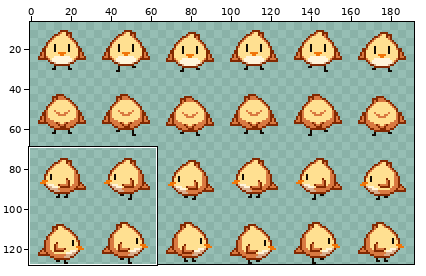
File history of a sprite sheet, assets/player/normalgoon_walk.png. Above, an overview of the earlier version with the close-up marked.
Close-up. The starting point:
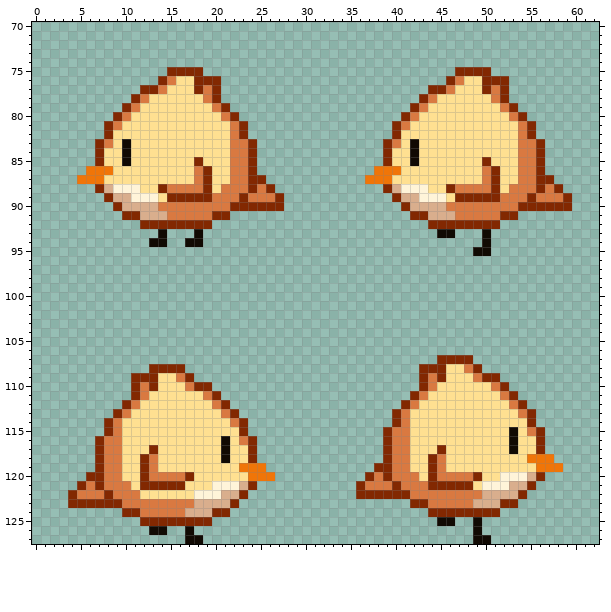
The file is 192x128 pixels. Shown: x 0..62, y 70..127. The wide view leaves out empty margins. The commit also changed other parts of the picture, which this record leaves out.
Once edited:
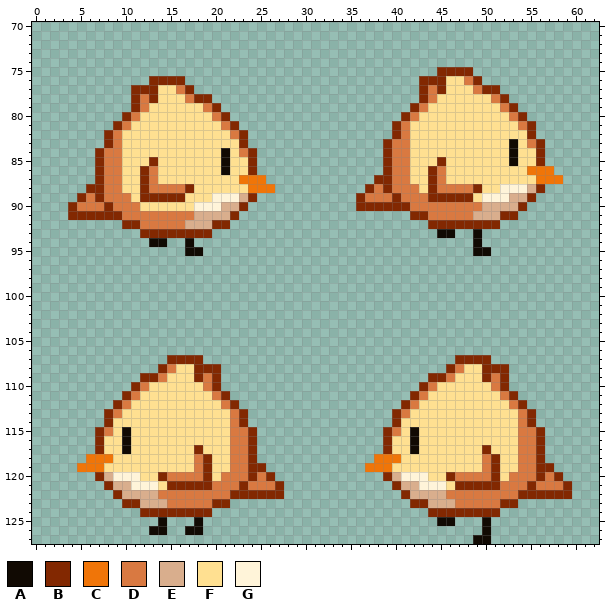
Palette (. is transparent): A #110a03  B #822801  C #f07508  D #d97941  E #d9ae8d  F #ffe091  G #fff4d9
Change:
Changed rows in their new state; - is an unchanged pixel.
first column x 4:
 75 -----------....--------------------------BB--..---------
 76 ---------B-BB....----------------------BBBFFDB...-------
 77 -------B--F-DB...----------------------BD-F--D-B.-------
 78 ---------B---DBB.---------------------------------------
 79 ------.BD------DB.--------------------------------------
 80 -----.BD--------DB.-------------------------------------
 81 ----.BD----------DB.------------------------------------
 82 -----D-------------------------------D------------F-----
 83 ---.BDF-----------FB.----------------DF----------AF-----
 84 ----DDF----------AF-----------------DDF----------AFF----
 85 ----DDF--B----F--AFF----------------DDF--B----F--AFF----
 86 --.BDD--BD----FF-AFF--------------.BDD--BD----FF--FCCC--
 87 -..BDD--BD----FF--FCCC-----------.BBDD--BD----FF--FFCCC-
 88 --B-DDFFBDD--BFF-FFFCCC----------BD-DDDFBDD--BFFGGGE-..-
 89 -BDBDDDFBBB--FFFGGGEB...--------BDDD-DDDBBB--FGGGEE-....
 90 BDDDBDDDFFFFFFGGGEE-....--------BBBBB-DDDD----EEEE-.....
 91 BBBBBBDDDDD---EEEEB---------------------DDD--EEE--------
 92 ------BBDDDDDEEEBB--------------------------------------
 93 --------BBBBBBBB-----------------------------A.---------
 94 --------------.------------------------------A.---------
 95 -------------AA-----------------------------------------
first column x 4:
107 -----------BBBB--------------------------..--BB---------
108 ---------.-DFFBBB----------------------...BDFFBBB-------
109 -------.--D-FFBDB----------------------.B-D--F-DB-------
110 ---------F---FFDB---------------------------------------
111 ------BDF------FDB--------------------------------------
112 -----BDF--------FDB-------------------------------------
113 ----BDF----------FDB------------------------------------
114 -----F-------------------------------F------------D-----
115 ---BDFA-----------DDB----------------FA----------FD-----
116 ----FFA----------FD-----------------FFA----------FDD----
117 ----FFA--F----B--FDD----------------FFA--F----B--FDD----
118 --CCCF--FF----DB-FDD--------------CCCF--FF----DB--DDB.--
119 -CCCFF--FF----DB--DDBB-----------CCCFF--FF----DB--DDBB.-
120 --.-EGGGFFB--DDB-DDDBDB----------..-EGGGFFB--DDBFDDD-DB-
121 -...BEEGGGF--BBBDDDBDDDB--------....-EEGGGF--BBBDDD-DDDB
122 .....BEEEEDDDDDDDDB-BBBB--------.....-EEEE----DDDD-BBBBB
123 ......BBEEE---DDBB.---------------------EEE--DDD--------
124 ------..BBBBBBBB..--------------------------------------
125 --------..A...A.-----------------------------.A---------
126 --------------A------------------------------.A---------
127 -------------..-----------------------------------------
Boxes around the changes in both close-ups, in picture pixels (x1, y1, x2, y2):
changed: (68, 67, 284, 256)
changed: (419, 67, 509, 94)
changed: (356, 130, 572, 247)
changed: (68, 355, 284, 544)
changed: (356, 355, 572, 535)
